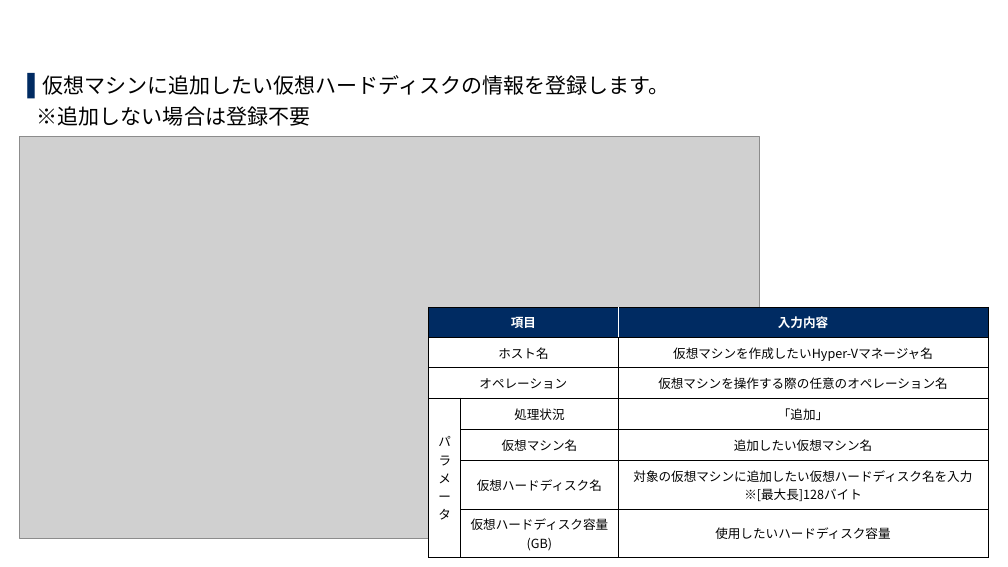
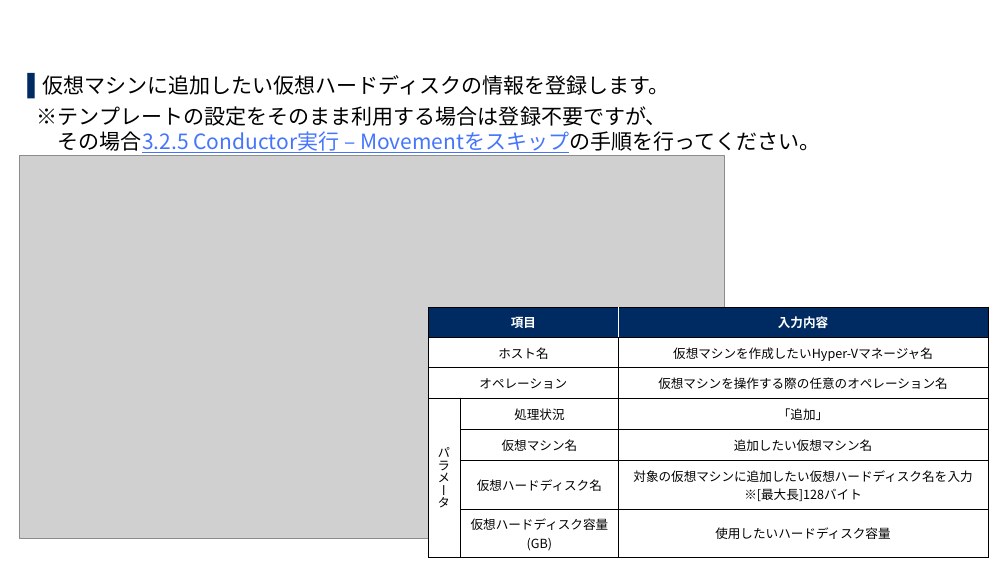
Before and after one commit to exastro-suite/SettingSamples-ITA-HyperV, a slide deck: slide 35 of docs/setting-samples-hyperv-install_ja.pptx (slide 34 before the commit). Drawn at 1008x567 pixels with LibreOffice and Linux fonts; fonts in the diff are those of the drawing; grey boxes stand for pictures; background and template pictures are left out. Boxes give left, top, right and bottom in pixels: in the first picture for what was removed or moved away, otherwise in the second. Text is boxed around its words. In the diff, an @@ line names an element or a change of style, - is before the commit and + after.

```diff
--- a/docs/setting-samples-hyperv-install_ja.pptx
+++ b/docs/setting-samples-hyperv-install_ja.pptx
@@ text at box(37, 106, 820, 153): text changed @@
-※追加しない場合は登録不要
+※テンプレートの設定をそのまま利用する場合は登録不要ですが、
+その場合3.2.5 Conductor実行 – Movementをスキップの手順を行ってください。
@@ picture: place and size @@
-picture at box(20, 137, 760, 538)
+picture at box(20, 156, 724, 538)
```
Also in this commit, not shown: 9 other slides changed, 3 slides added, 1 other file.
